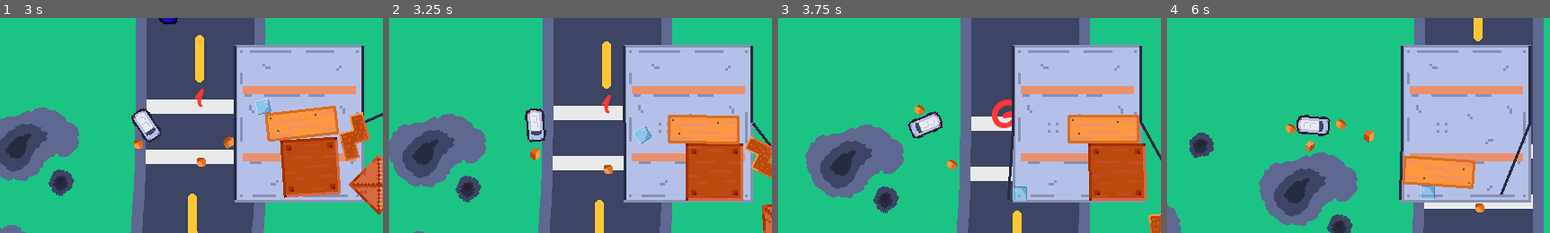
Above: before the commit, frames 1-4 (left to right).
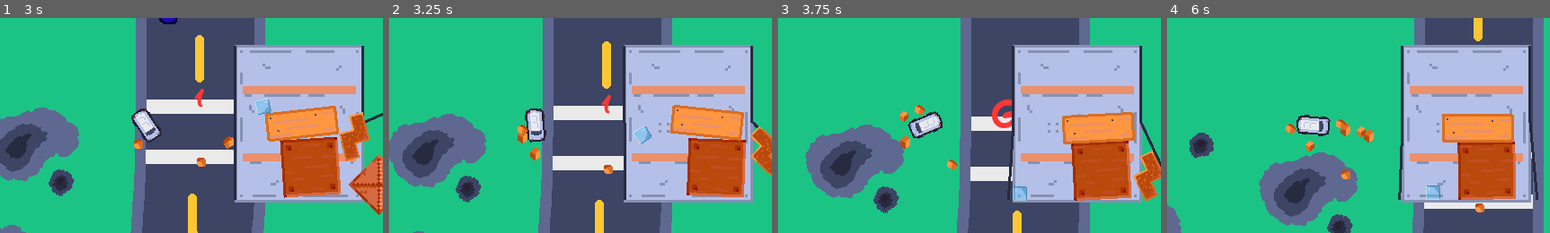
Above: after the commit, the same moments.

Repository: grace125/u-haul_u-surper
Game: Godot game, scene res://src/main_menu/main_menu.tscn
The game is run twice, just before and just after one commit, with the same random seed, the same clock (stepped at 60 frames per second) and the same inputs.
Inputs:
- Up to frame 1 (3 s): click "Start" at 0.5 s; tap Enter (Enter) at 1.25, 1.35, 2.1, 2.85 s; hold Right (Right) 1.28-2.03 s; hold S (Backward) 2.03-2.78 s; hold Right (Right) from 2.78 s (still down)
- Up to frame 2 (3.25 s): keep holding Right (Right)
- Up to frame 3 (3.75 s): release Right (Right) at 3.53 s; hold Up (Forward) from 3.53 s (still down); tap Enter (Enter) at 3.6 s
- Up to frame 4 (6 s): release Up (Forward) at 4.28 s; hold A (Left) 4.28-5.78 s; tap Enter (Enter) at 4.35, 5.1, 5.85 s; hold S (Backward) from 5.78 s (still down)

Frame 1 is identical in both runs. In frame 2, 4.9% of the frame differs, in the area x 33-100%, y 40-100%; in frame 3, 5.3%; in frame 4, 9.3%, in the area x 45-97%, y 44-85%.

Commit message:
Spawn boxes in overworld when they fall out

Diff:
--- a/src/Container/Container.gd
+++ b/src/Container/Container.gd
@@ -1,4 +1,6 @@
 extends Node2D
+
+signal spawn_box(left: bool)
 
 func turning(velocity: float):
 	$floor.turning(velocity)
@@ -14,3 +16,13 @@
 # Called every frame. 'delta' is the elapsed time since the previous frame.
 func _process(delta):
 	pass
+
+func spawn_left(body: Node2D):
+	print("OOOOOO")
+	body.queue_free()
+	spawn_box.emit(true)
+
+func spawn_right(body: Node2D):
+	print("AAAAAA")
+	body.queue_free()
+	spawn_box.emit(false)
--- a/src/Container/Container.tscn
+++ b/src/Container/Container.tscn
@@ -1,11 +1,9 @@
-[gd_scene load_steps=21 format=3 uid="uid://c3qu55nqmgv7b"]
+[gd_scene load_steps=19 format=3 uid="uid://c3qu55nqmgv7b"]
 
 [ext_resource type="Texture2D" uid="uid://cfscbgduf437v" path="res://assets/container/container_inside.png" id="1_n1xci"]
 [ext_resource type="Script" path="res://src/Container/Container.gd" id="1_xdo72"]
 [ext_resource type="Script" path="res://src/Container/forces.gd" id="2_xp8sk"]
-[ext_resource type="Script" path="res://src/Container/left_bucket.gd" id="4_dtuxn"]
 [ext_resource type="Texture2D" uid="uid://xqaegyt2kb4a" path="res://assets/container/container_door.png" id="4_ya288"]
-[ext_resource type="Script" path="res://src/Container/right_bucket.gd" id="5_17xdo"]
 [ext_resource type="Texture2D" uid="uid://bjhpmlixyw25p" path="res://assets/container/cargo/box1.png" id="5_pbvly"]
 [ext_resource type="Texture2D" uid="uid://dmc3yjb8278w2" path="res://assets/container/cargo/box2.png" id="6_himyw"]
 [ext_resource type="Texture2D" uid="uid://bwd0n4x8qxrbi" path="res://assets/container/cargo/box3.png" id="7_0tlf8"]
@@ -72,12 +70,10 @@
 shape = SubResource("RectangleShape2D_67bps")
 metadata/_edit_lock_ = true
 
-[node name="left_bucket" type="StaticBody2D" parent="."]
-position = Vector2(0, 100)
-collision_layer = 4
-collision_mask = 4
-script = ExtResource("4_dtuxn")
-metadata/_edit_lock_ = true
+[node name="left_bucket" type="Area2D" parent="."]
+position = Vector2(0, 10)
+collision_layer = 4
+collision_mask = 4
 
 [node name="bucket" type="CollisionShape2D" parent="left_bucket"]
 position = Vector2(-60, 191)
@@ -92,12 +88,10 @@
 shape = SubResource("RectangleShape2D_67bps")
 metadata/_edit_lock_ = true
 
-[node name="right_bucket" type="StaticBody2D" parent="."]
-position = Vector2(0, 100)
-collision_layer = 4
-collision_mask = 4
-script = ExtResource("5_17xdo")
-metadata/_edit_lock_ = true
+[node name="right_bucket" type="Area2D" parent="."]
+position = Vector2(0, 10)
+collision_layer = 4
+collision_mask = 4
 
 [node name="bucket" type="CollisionShape2D" parent="right_bucket"]
 position = Vector2(204, 191)
@@ -321,3 +315,6 @@
 shape = SubResource("RectangleShape2D_cmuns")
 debug_color = Color(0, 0.6, 0.701961, 0.419608)
 metadata/_edit_lock_ = true
+
+[connection signal="body_entered" from="left_bucket" to="." method="spawn_left"]
+[connection signal="body_entered" from="right_bucket" to="." method="spawn_right"]
--- a/src/Container/left_bucket.gd
+++ /dev/null
@@ -1,11 +0,0 @@
-extends StaticBody2D
-
-
-# Called when the node enters the scene tree for the first time.
-func _ready():
-	pass # Replace with function body.
-
-
-# Called every frame. 'delta' is the elapsed time since the previous frame.
-func _process(delta):
-	pass
--- a/src/Container/right_bucket.gd
+++ /dev/null
@@ -1,11 +0,0 @@
-extends StaticBody2D
-
-
-# Called when the node enters the scene tree for the first time.
-func _ready():
-	pass # Replace with function body.
-
-
-# Called every frame. 'delta' is the elapsed time since the previous frame.
-func _process(delta):
-	pass
--- a/src/game/main_race.tscn
+++ b/src/game/main_race.tscn
@@ -52,3 +52,4 @@
 [connection signal="shake" from="CanvasLayer1/car" to="CanvasLayer2/Container" method="shake"]
 [connection signal="turning" from="CanvasLayer1/car" to="CanvasLayer2/Container" method="turning"]
 [connection signal="timeout" from="CanvasLayer1/start_text/321_timer" to="CanvasLayer1/start_text" method="_on_321_timer_timeout"]
+[connection signal="spawn_box" from="CanvasLayer2/Container" to="CanvasLayer1/car" method="spawn_box"]
